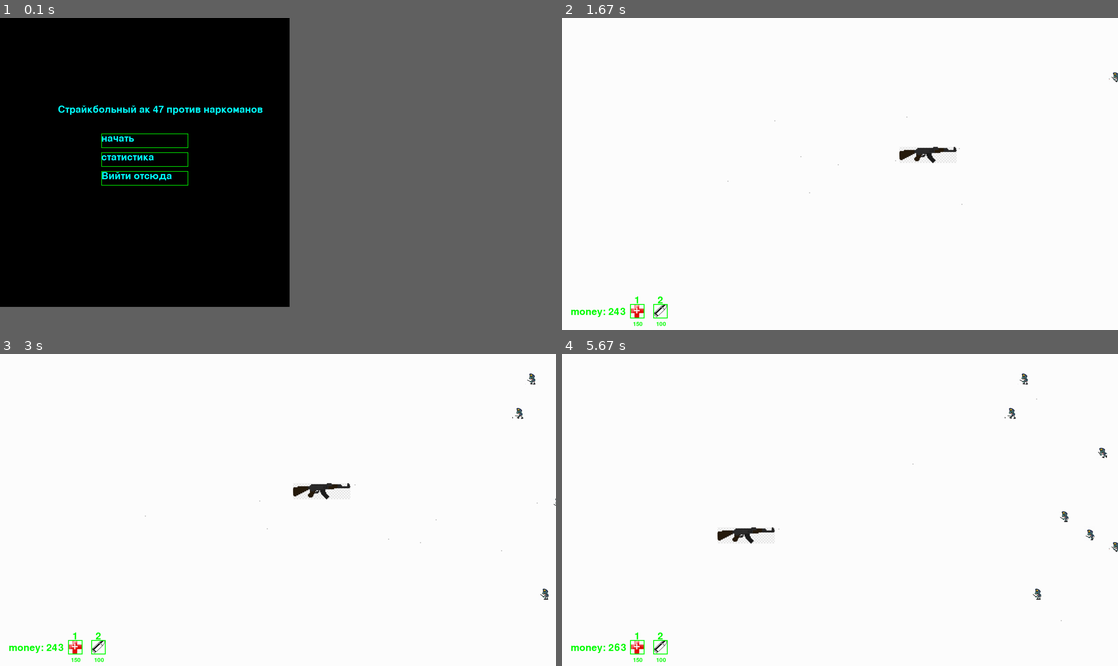
Above: before the commit, frames 1-4 (two rows, left to right).
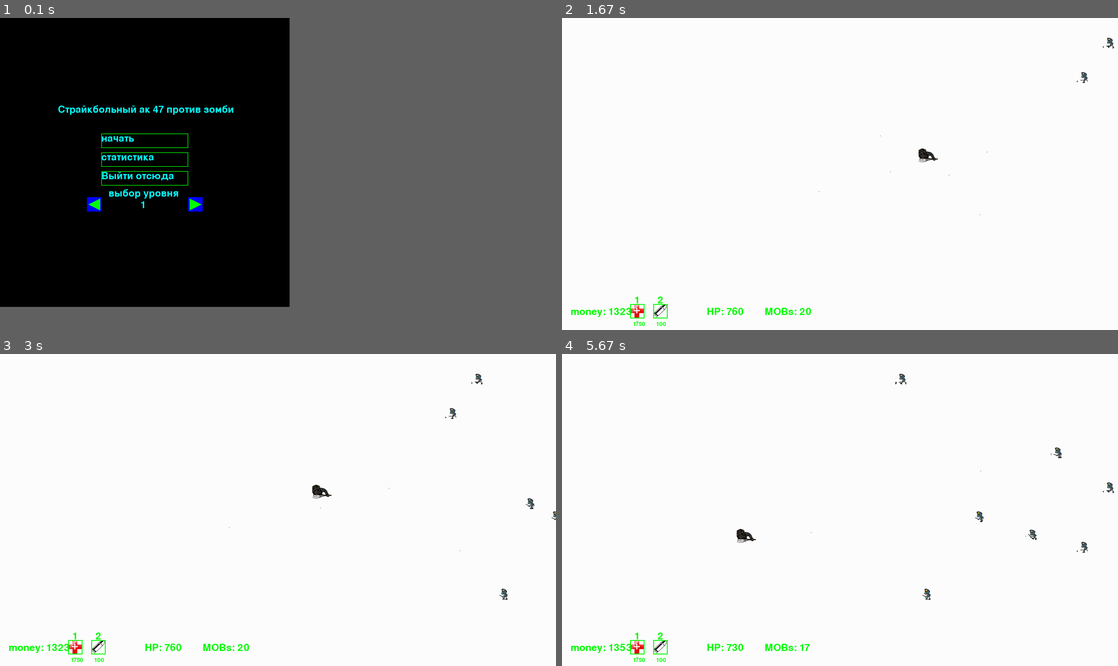
Above: after the commit, the same moments.

Repository: phantazeeer/pygame
Game: pygame game, started from main.py
Same seed, same stepped clock (60 frames per second), same inputs: the game is played once before the commit and once after it.
Inputs (mouse positions are in pixels of both pictures, inside the frame that each line leads up to):
- Up to frame 1 (0.1 s): no input
- Up to frame 2 (1.67 s): click (706, 139) at 0.38 s, where only the run after the commit has a clickable "начать"; press the mouse at (634, 180) at 0.7 s; move the mouse to (645, 139) at 0.8 s; release the mouse at (650, 99) at 0.93 s; press the mouse at (634, 180) at 1.03 s; move the mouse to (650, 149) at 1.13 s; release the mouse at (662, 114) at 1.27 s; press the mouse at (634, 180) at 1.37 s; move the mouse to (778, 167) at 1.47 s; release the mouse at (928, 155) at 1.6 s
- Up to frame 3 (3 s): press the mouse at (72, 516) at 1.7 s; move the mouse to (189, 506) at 1.8 s; release the mouse at (300, 497) at 1.93 s; press the mouse at (72, 516) at 2.03 s; move the mouse to (194, 522) at 2.13 s; release the mouse at (322, 528) at 2.27 s; press the mouse at (72, 516) at 2.37 s; move the mouse to (272, 510) at 2.47 s; release the mouse at (472, 506) at 2.6 s; press the mouse at (72, 516) at 2.7 s; move the mouse to (194, 503) at 2.8 s; release the mouse at (322, 491) at 2.93 s
- Up to frame 4 (5.67 s): press the mouse at (634, 516) at 3.03 s; move the mouse to (751, 553) at 3.13 s; release the mouse at (862, 594) at 3.27 s; press the mouse at (634, 516) at 3.37 s; move the mouse to (817, 569) at 3.47 s; release the mouse at (1006, 622) at 3.6 s; press the mouse at (634, 516) at 3.7 s; move the mouse to (728, 497) at 3.8 s; release the mouse at (817, 478) at 3.93 s; press the mouse at (634, 516) at 4.03 s; move the mouse to (756, 525) at 4.13 s; release the mouse at (873, 534) at 4.27 s; click (945, 397) at 4.38 s; press the mouse at (945, 397) at 4.7 s; move the mouse to (973, 432) at 4.8 s; release the mouse at (1006, 469) at 4.93 s; press the mouse at (945, 397) at 5.03 s; move the mouse to (934, 506) at 5.13 s; release the mouse at (928, 616) at 5.27 s; press the mouse at (945, 397) at 5.37 s; move the mouse to (845, 466) at 5.47 s; release the mouse at (745, 534) at 5.6 s

The runs differ from the first frame. In frame 1, 0.7% of the frame differs, in the area x 15-48%, y 27-63%; in frame 2, 0.6%; in frame 3, 0.8%; in frame 4, 1.0%, in the area x 8-100%, y 6-99%.

Commit message:
final commit

Diff:
--- a/levels/chars.txt
+++ b/levels/chars.txt
@@ -1,7 +1,7 @@
 dc = 100
-hc = 150
-hp = 120
+hc = 1750
+hp = 760
 damage = 40
-money = 243
-lvl = 1
-bul_c = 3210
+money = 1323
+lvl = 2
+bul_c = 6687
--- a/levels/level 1.txt
+++ b/levels/level 1.txt
@@ -1,3 +1,3 @@
-mob_counts = 10
+mob_counts = 20
 weapon_power = 50
 enemy_health = 140
--- /dev/null
+++ b/levels/level 2.txt
@@ -0,0 +1,3 @@
+mob_counts = 50
+weapon_power = 50
+enemy_health = 200
--- a/main.py
+++ b/main.py
@@ -1,6 +1,14 @@
 import pygame
 import os
 import random
+
+
+def lvl_choose(lvl, up):
+    if lvl < Progress().get_char()[5] and up:
+        lvl += 1
+    elif lvl > 1 and not up:
+        lvl -= 1
+    return lvl
 
 
 class Progress:
@@ -136,7 +144,7 @@
 
 
 class Gun(pygame.sprite.Sprite):
-    image = load_image("gun.png")
+    image = load_image("char.png")
 
     def __init__(self):
         super().__init__(all_sprites)
@@ -172,7 +180,7 @@
         text = font.render(f"Конец игры, вы расстреляли {stat} зомби из страйкбольного оружия", True, (0, 255, 255))
     else:
         text = font.render(f"Вас побили дубинкой", True, (0, 255, 255))
-    text1 = font.render(f"Вийти отсюда", True, (0, 255, 255))
+    text1 = font.render(f"Выйти отсюда", True, (0, 255, 255))
     pygame.draw.rect(screen, "green", (350, 400, 300, 50), 2)
     pygame.draw.rect(screen, "green", (350, 465, 300, 50), 2)
     pygame.draw.rect(screen, "green", (350, 530, 300, 50), 2)
@@ -207,21 +215,29 @@
     size = width, height = 1000, 1000
     pygame.init()
     screen = pygame.display.set_mode(size)
+    global lvl
     font = pygame.font.Font(None, 50)
     text = font.render("начать", True, (0, 255, 255))
-    text2 = font.render("Страйкбольный ак 47 против наркоманов", True, (0, 255, 255))
-    pygame.draw.rect(screen, "green", (350, 400, 300, 50), 2)
-    pygame.draw.rect(screen, "green", (350, 465, 300, 50), 2)
-    pygame.draw.rect(screen, "green", (350, 530, 300, 50), 2)
-    text1 = font.render(f"Вийти отсюда", True, (0, 255, 255))
-    screen.blit(text2, (200, 300))
-    screen.blit(text, (350, 400))
-    screen.blit(font.render(f"статистика", True, (0, 255, 255)), (350, 465))
-    screen.blit(text1, (350, 530))
+    text1 = font.render(f"Выйти отсюда", True, (0, 255, 255))
+    text2 = font.render("Страйкбольный ак 47 против зомби", True, (0, 255, 255))
     pygame.display.flip()
     run = True
     mode = 0
     while run:
+        screen.fill((0, 0, 0))
+        pygame.draw.rect(screen, "green", (350, 400, 300, 50), 2)
+        pygame.draw.rect(screen, "green", (350, 465, 300, 50), 2)
+        pygame.draw.rect(screen, "green", (350, 530, 300, 50), 2)
+        screen.blit(text2, (200, 300))
+        screen.blit(text, (350, 400))
+        screen.blit(font.render(f"статистика", True, (0, 255, 255)), (350, 465))
+        screen.blit(text1, (350, 530))
+        screen.blit(font.render(f"выбор уровня", True, (0, 255, 255)), (375, 590))
+        pygame.draw.rect(screen, "blue", (300, 620, 50, 50), 0)
+        pygame.draw.rect(screen, "blue", (650, 620, 50, 50), 0)
+        pygame.draw.polygon(screen, "green", [(345, 625), (305, 645), (345, 665)], 0)
+        pygame.draw.polygon(screen, "green", [(655, 625), (695, 645), (655, 665)], 0)
+        screen.blit(font.render(f"{lvl}", True, (0, 255, 255)), (485, 630))
         for event in pygame.event.get():
             if event.type == pygame.QUIT:
                 run = False
@@ -236,6 +252,11 @@
                 if 350 < event.pos[0] < 650 and 530 < event.pos[1] < 580:
                     run = False
                     mode = 3
+                if 300 < event.pos[0] < 350 and 620 < event.pos[1] < 670:
+                    lvl = lvl_choose(lvl, False)
+                elif 650 < event.pos[0] < 700 and 620 < event.pos[1] < 670:
+                    lvl = lvl_choose(lvl, True)
+        pygame.display.flip()
     pygame.quit()
     return mode
 
@@ -262,13 +283,14 @@
     pygame.quit()
     return 0
 
+
 def game():
     # pygame init
     size = 1920, 1080
     pygame.init()
     screen = pygame.display.set_mode(size)
     pygame.display.flip()
-    fps = 30
+    fps = 60
     run = True
     SPAWN_MOBS = pygame.USEREVENT + 1
     pygame.time.set_timer(SPAWN_MOBS, 500)
@@ -280,6 +302,7 @@
     global ups_sprites
     global bullet_sprites
     global all_sprites
+    global lvl
     gun = Gun()
     hp_up = pygame.sprite.Sprite()
     bullet_up = pygame.sprite.Sprite()
@@ -298,7 +321,7 @@
     bullets = []
     enemies = []
     kill = False
-    lvl = LoadLevel(1)
+    level = LoadLevel(lvl)
     c = 0
     enemies.append(Narco(-3, 0))
     shoot = False
@@ -328,7 +351,7 @@
                 shoot = True
             if event.type == pygame.MOUSEMOTION:
                 pygame.mouse.set_visible(False)
-                ug = gun.update(event.pos[0] - 99, event.pos[1] - 28)
+                ug = gun.update(event.pos[0] - 33, event.pos[1] - 23)
                 if ug == 'd':
                     kill = True
                 elif ug:
@@ -364,6 +387,10 @@
         screen.blit(pygame.font.Font(None, 30).render(f"{stats.get_char()[0]}", True, (0, 255, 0)), (up_x_coords + 90, up_y_coords + 90))
         screen.blit(pygame.font.Font(None, 30).render(f"{stats.get_char()[1]}", True, (0, 255, 0)),
                     (up_x_coords + 10, up_y_coords + 90))
+        text = font.render(f"HP: {gun.get_char()[0]}", True, (0, 255, 0))
+        screen.blit(text, (500, 1000))
+        text = font.render(f"MOBs: {level.mob_counter() - c}", True, (0, 255, 0))
+        screen.blit(text, (700, 1000))
 
         # stat interface
         screen.blit(font.render(f"money: {money_val}", True, (0, 255, 0)), (30, 1000))
@@ -371,7 +398,7 @@
         # pygame init
         clock.tick(fps)
         pygame.display.flip()
-        if c == lvl.mob_counter():
+        if c == level.mob_counter():
             run = False
 
     pygame.quit()
@@ -379,6 +406,7 @@
     return end(c, killed)
 
 
+lvl = 1
 if __name__ == "__main__":
     mode = 0
     while mode != 3:
Binary file added: sprites/char — копия.png
Binary file added: sprites/char.png
